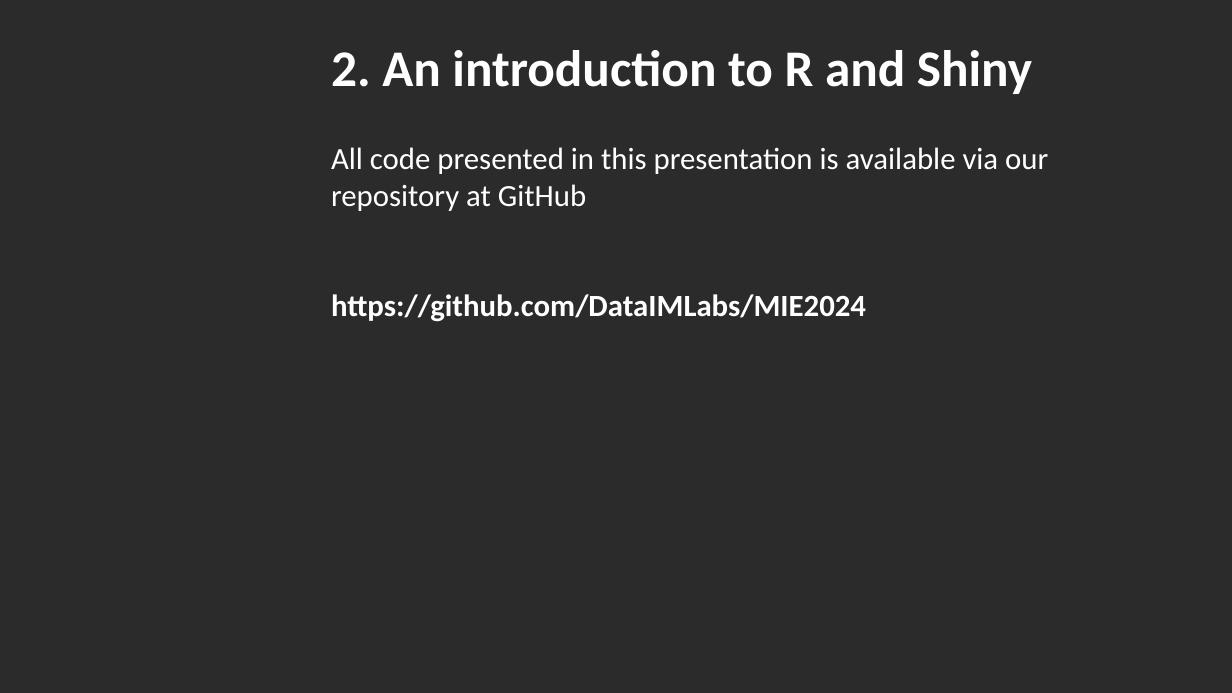
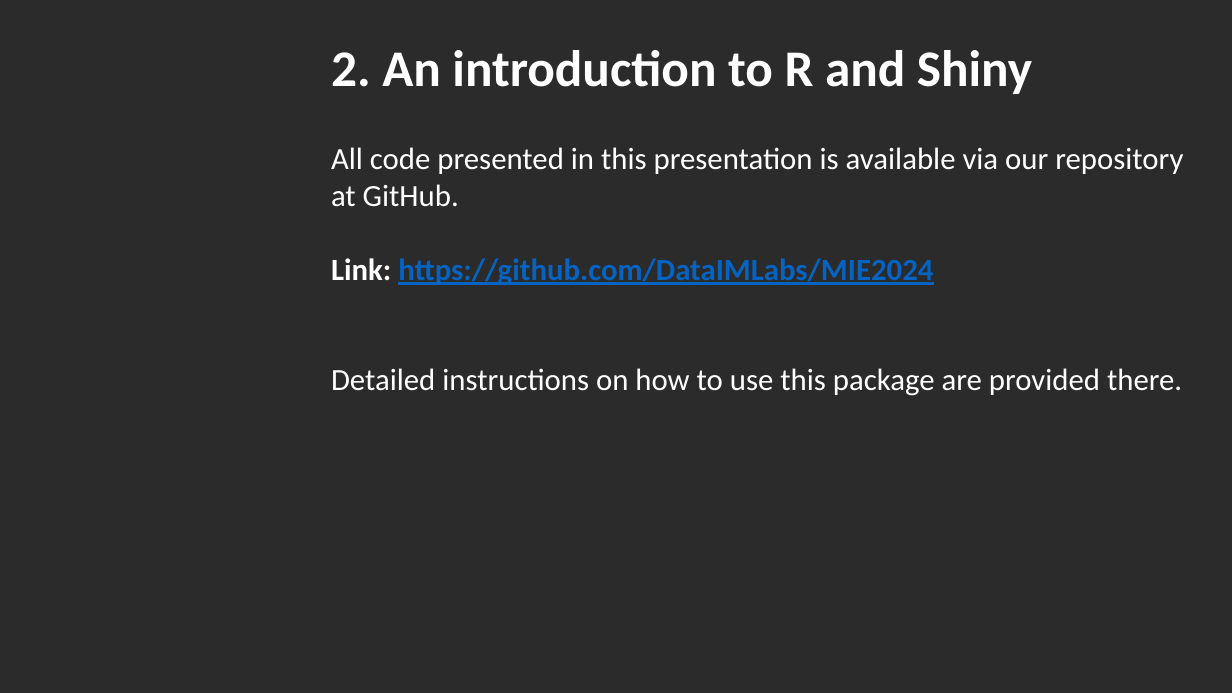
Before and after one commit to DataIMLabs/MIE2024, a slide deck: slide 6 of presentation/MIE2024-DataIM-Masterclass.pptx. Drawn at 1232x693 pixels with LibreOffice and Linux fonts; fonts in the diff are those of the drawing; background and template pictures are left out; a plain dark background stands for a picture behind light text. Boxes give left, top, right and bottom in pixels: in the first picture for what was removed or moved away, otherwise in the second. Text is boxed around its words. In the diff, an @@ line names an element or a change of style, - is before the commit and + after.

```diff
--- a/presentation/MIE2024-DataIM-Masterclass.pptx
+++ b/presentation/MIE2024-DataIM-Masterclass.pptx
@@ text at (331, 147, 1183, 396): text changed @@
-All code presented in this presentation is available via our repository at GitHub
-https://github.com/DataIMLabs/MIE2024
+All code presented in this presentation is available via our repository at GitHub.
+Link: https://github.com/DataIMLabs/MIE2024
+Detailed instructions on how to use this package are provided there.
```
Also in this commit, not shown: 8 other files.
